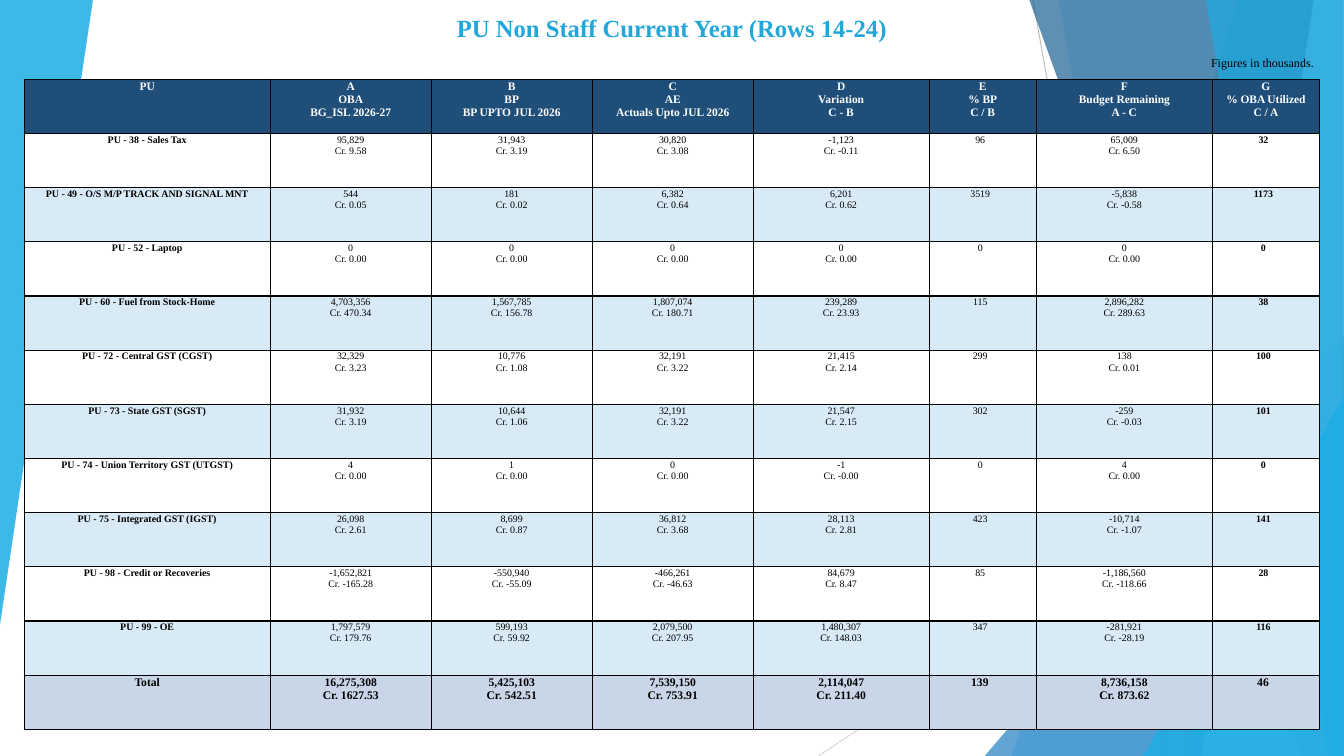
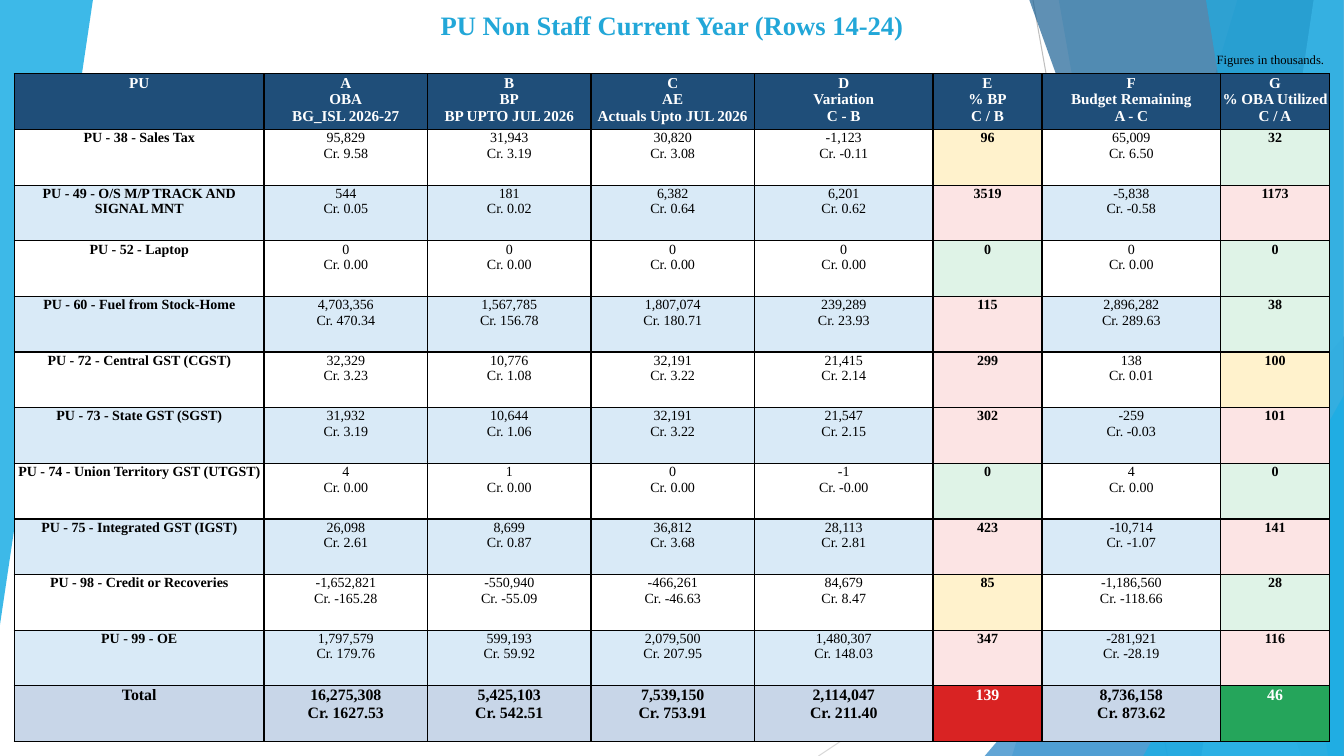
Before and after one commit to girishtiwari007/MB-BUDGET, a slide deck: slide 6 of exports/Moradabad_Division_Current_Year_Budget_Analysis.pptx. Drawn at 1344x756 pixels with LibreOffice and Linux fonts; fonts in the diff are those of the drawing. Boxes give left, top, right and bottom in pixels: in the first picture for what was removed or moved away, otherwise in the second. Text is boxed around its words. In the diff, an @@ line names an element or a change of style, - is before the commit and + after.

```diff
--- a/exports/Moradabad_Division_Current_Year_Budget_Analysis.pptx
+++ b/exports/Moradabad_Division_Current_Year_Budget_Analysis.pptx
@@ text "PU Non Staff Current Year ...": place and size @@
-text "PU Non Staff Current Year ..." at (457,19,887,42)
+text "PU Non Staff Current Year ..." at (441,16,903,41)
@@ text "PU Non Staff Current Year ..." at (441,16,903,41): size 17.6 to 19 pt @@
@@ text "Figures in thousands." at (1217,55,1325,67): size 8.6 to 9 pt @@
@@ table at (14,74,1329,742) @@
@@ fill #FFFFFF to #FFF2CC in 3 cells @@
@@ fill #FFFFFF to #DFF3E7 in 6 cells @@
@@ fill #D9EAF7 to #FCE4E4 in 9 cells @@
@@ fill #D9EAF7 to #DFF3E7 in row 5, column 8 @@
@@ fill #FFFFFF to #FCE4E4 in row 6, column 6 @@
@@ fill #C8D6E8 to #D92323 in row 12, column 6 @@
@@ fill #C8D6E8 to #25A55B in row 12, column 8 @@
@@ size 8.2 to 10.8 pt in "PU", "A OBA BG_ISL 2026-27", "B BP BP UPTO JUL 2026", "C AE Actuals Upto JUL 2026" and 4 more places @@
@@ size 7.1 to 10 pt in "PU - 38 - Sales Tax", "95,829 Cr. 9.58", "31,943 Cr. 3.19", "30,820 Cr. 3.08" and 76 more places @@
@@ bold on in "96", "3519", "0", "115" and 6 more places @@
@@ size 8.3 to 11.3 pt in "Total", "16,275,308 Cr. 1627.53", "5,425,103 Cr. 542.51", "7,539,150 Cr. 753.91" and 4 more places @@
@@ text colour #000000 to #FFFFFF in "139", "46" @@
@@ table: place and size @@
-table at (24,80,1321,730)
+table at (14,74,1329,742)
```
Also in this commit, not shown: 12 other slides changed, 5 other files.
